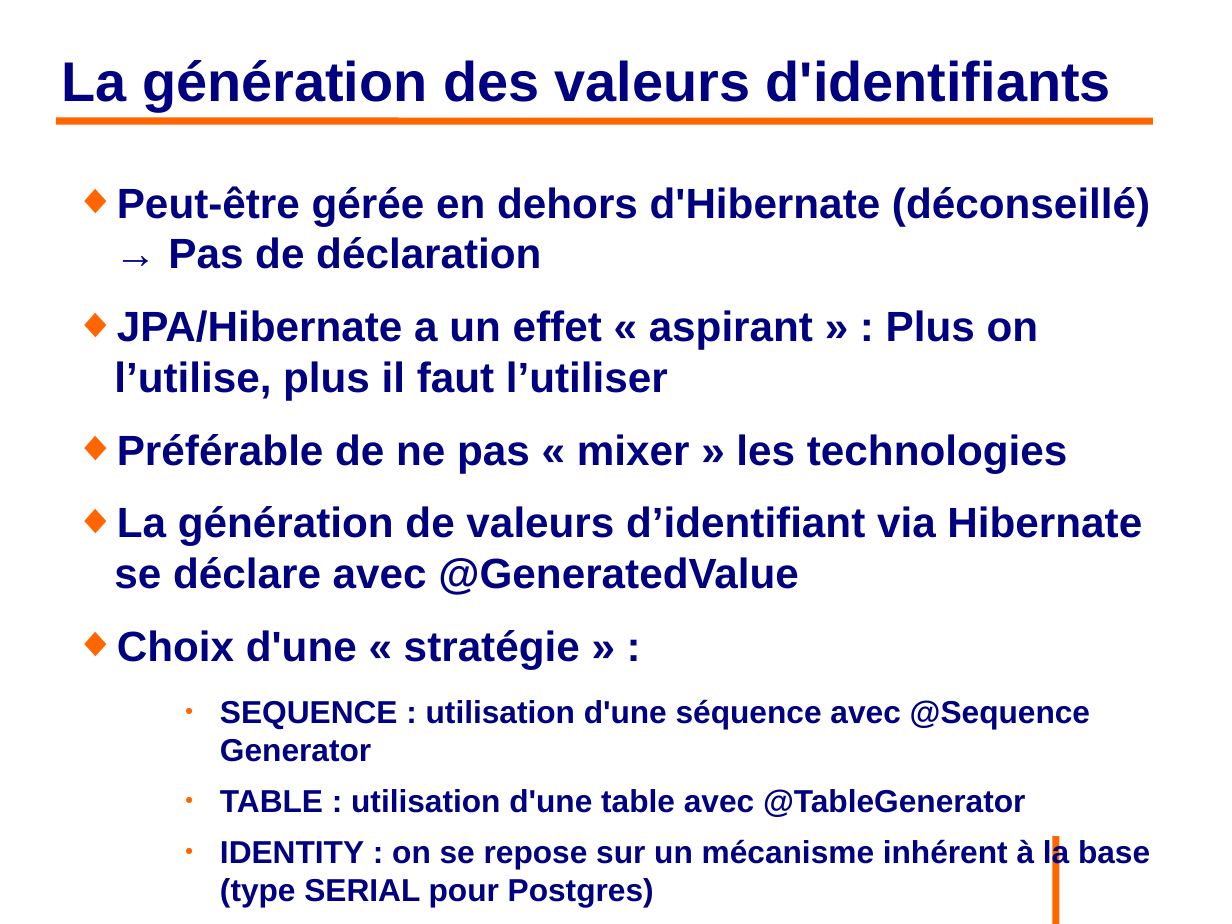
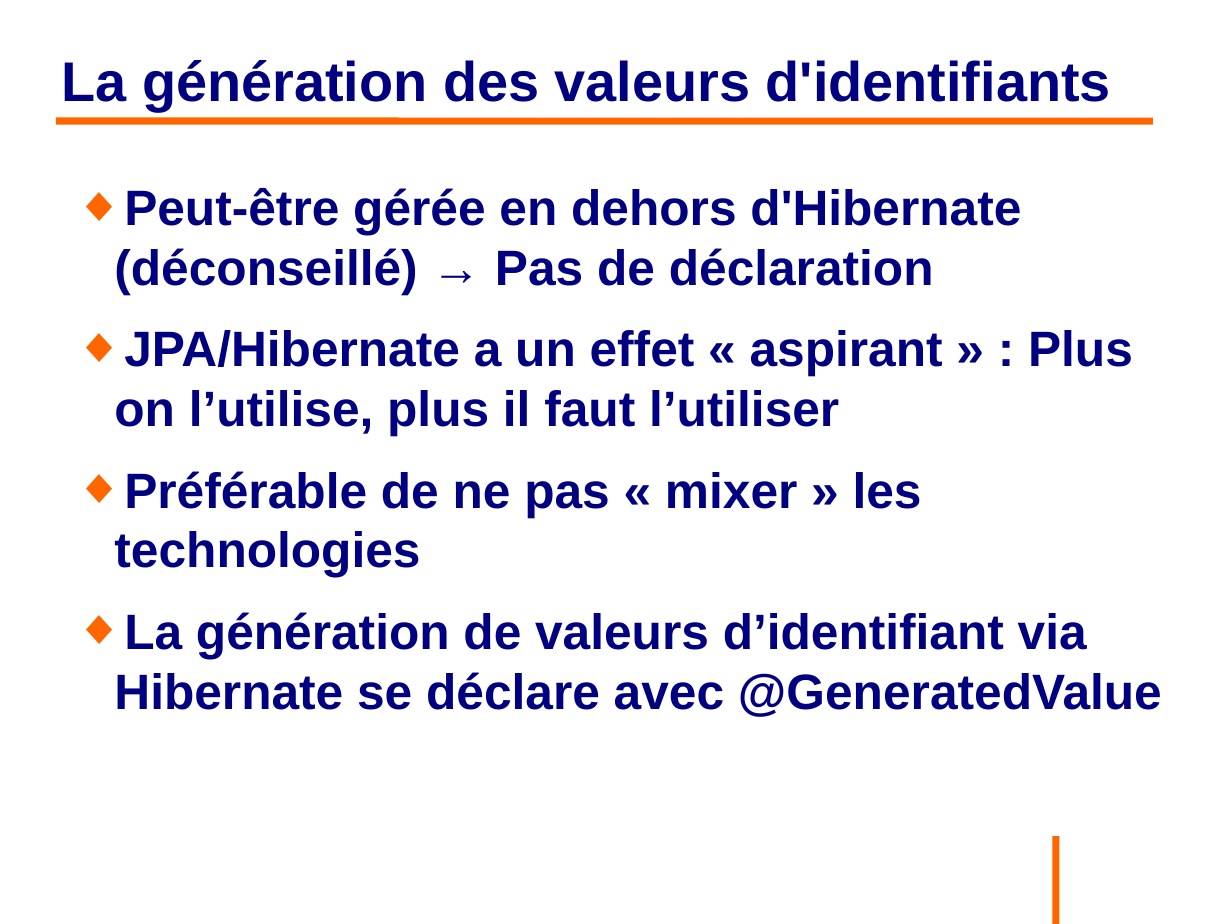
Before and after one commit to philphils/formation-hibernate-basique, a slide deck: slide 32 of Documentation/diapo_formation_hibernate.odp. Drawn at 1232x924 pixels with LibreOffice and Linux fonts; fonts in the diff are those of the drawing; background and template pictures are left out. Boxes give left, top, right and bottom in pixels: in the first picture for what was removed or moved away, otherwise in the second. Text is boxed around its words. In the diff, an @@ line names an element or a change of style, - is before the commit and + after.

Commit message:
MaJ diapo gener id

```diff
--- a/Documentation/diapo_formation_hibernate.odp
+++ b/Documentation/diapo_formation_hibernate.odp
@@ text "Peut-être gérée en dehors d'Hibernate ..." at [114, 188, 1162, 717]: size 27.2 to 32 pt @@
@@ text at [117, 630, 1150, 907]: paragraphs removed @@
-◆ Choix d'une « stratégie » :
-    ● SEQUENCE : utilisation d'une séquence avec @Sequence Generator
-    ● TABLE : utilisation d'une table avec @TableGenerator
-    ● IDENTITY : on se repose sur un mécanisme inhérent à la base (type SERIAL pour Postgres)
-    ● AUTO : on laisse Hibernate choisir (déconseillé), par défaut séquence sous Postgres
```
Also in this commit, not shown: 1 slide added.
